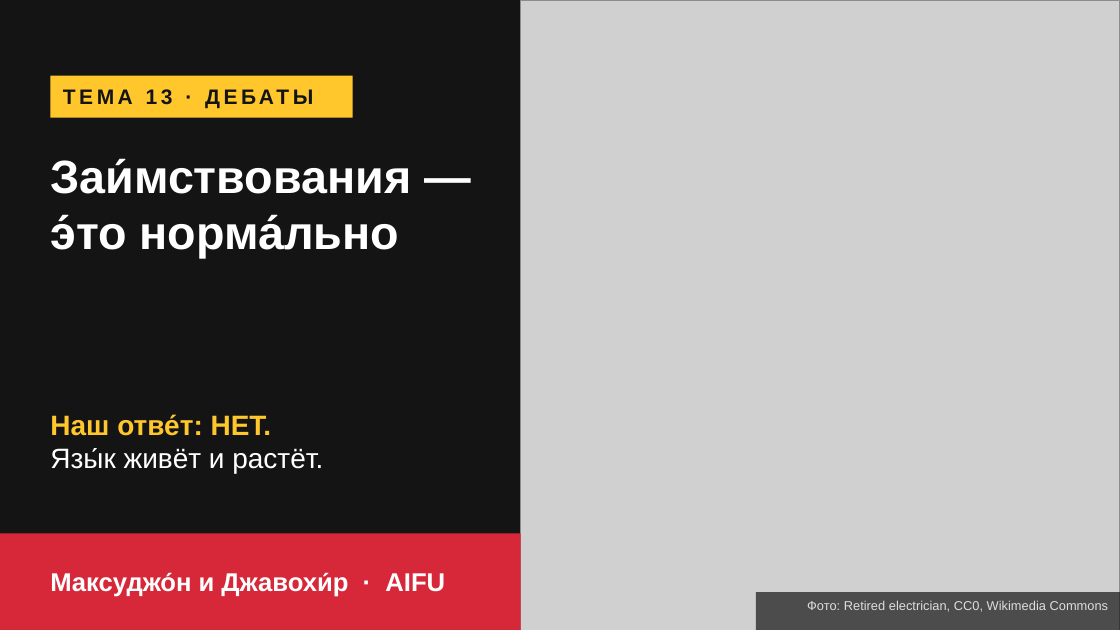
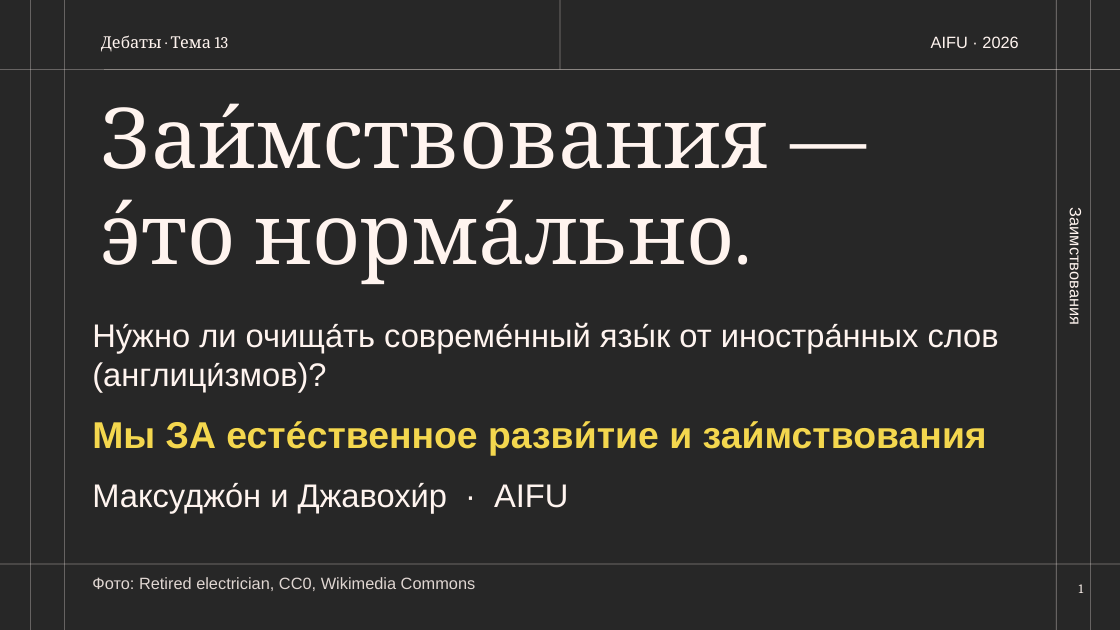
Before and after one commit to maqsudjon-cell/mp, a slide deck: slide 1 of show/files/zaimstvovaniya.pptx. Drawn at 1120x630 pixels with LibreOffice and Linux fonts; fonts in the diff are those of the drawing; grey boxes stand for pictures; background and template pictures are left out; a plain dark background stands for a picture behind light text. Boxes give left, top, right and bottom in pixels: in the first picture for what was removed or moved away, otherwise in the second. Text is boxed around its words. In the diff, an @@ line names an element or a change of style, - is before the commit and + after.

```diff
--- a/show/files/zaimstvovaniya.pptx
+++ b/show/files/zaimstvovaniya.pptx
@@ background #141414 to picture (left out) @@
@@ rectangle added at (x1=0, y1=0, x2=1120, y2=630), fill #262626 at 68% opacity @@
@@ line added from (30, 0) to (30, 630), #FFF4EF 0.5 pt @@
@@ line added from (65, 0) to (65, 630), #FFF4EF 0.5 pt @@
@@ text "Дебаты · Тема 13" at (x1=101, y1=35, x2=228, y2=52): vertical alignment middle to top @@
@@ picture removed at (x1=521, y1=0, x2=1120, y2=630) @@
@@ line added from (560, 0) to (560, 70), #FFF4EF 0.5 pt @@
@@ line added from (1056, 0) to (1056, 630), #FFF4EF 0.5 pt @@
@@ line added from (1091, 0) to (1091, 630), #FFF4EF 0.5 pt @@
@@ text at (x1=101, y1=35, x2=228, y2=52): text changed; size 18 to 14 pt; font Arial to Cambria; text colour #141414 to #FFF4EF; bold off @@
-ТЕМА 13 · ДЕБАТЫ
+Дебаты · Тема 13
@@ text added at (x1=931, y1=36, x2=1018, y2=48), 14 pt, text #FFF4EF @@
+AIFU · 2026
@@ line added from (0, 70) to (1120, 70), #FFF4EF 0.5 pt @@
@@ rectangle removed at (x1=50, y1=76, x2=353, y2=118) @@
@@ text "Заи́мствования —" moved from (x1=50, y1=158, x2=411, y2=258) to (x1=101, y1=103, x2=768, y2=284) @@
@@ text at (x1=101, y1=103, x2=768, y2=169): size 40 to 72 pt, font Arial to Cambria, text colour #FFFFFF to #FFF4EF, bold off in "Заи́мствования —"; line spacing 1 to 0.95 @@
@@ text at (x1=101, y1=199, x2=735, y2=284): text changed; size 40 to 72 pt; font Arial to Cambria; text colour #FFFFFF to #FFF4EF; bold off @@
-э́то норма́льно
+э́то норма́льно.
@@ text added at (x1=1066, y1=219, x2=1084, y2=322), 14 pt, text #FFF4EF @@
+Заимствования
@@ text added at (x1=92, y1=322, x2=999, y2=392), 28 pt, text #FFF4EF @@
+Ну́жно ли очища́ть совреме́нный язы́к от иностра́нных слов (англици́змов)?
@@ text removed at (x1=50, y1=414, x2=323, y2=474) @@
-Наш отве́т: НЕТ.
-Язы́к живёт и растёт.
@@ text added at (x1=92, y1=421, x2=987, y2=456), 32 pt, text #F4D74E, bold @@
+Мы ЗА есте́ственное разви́тие и заи́мствования
@@ text "Максуджо́н и Джавохи́р · AIFU" moved from (x1=50, y1=572, x2=445, y2=597) to (x1=92, y1=483, x2=568, y2=513) @@
@@ text "Максуджо́н и Джавохи́р · AIFU" at (x1=92, y1=483, x2=568, y2=513): size 22 to 28 pt, text colour #FFFFFF to #FFF4EF, bold off; vertical alignment middle to top @@
@@ rectangle removed at (x1=0, y1=534, x2=521, y2=630) @@
@@ line added from (0, 564) to (1120, 564), #FFF4EF 0.5 pt @@
@@ text "Фото: Retired electrician, CC0, Wikimedia ..." moved from (x1=807, y1=600, x2=1109, y2=612) to (x1=92, y1=577, x2=476, y2=591) @@
@@ text "Фото: Retired electrician, CC0, Wikimedia ..." at (x1=92, y1=577, x2=476, y2=591): size 11 to 14 pt, text colour #DDDDDD to #FFF4EF at 85% opacity; alignment right to left @@
@@ rectangle removed at (x1=756, y1=592, x2=1120, y2=630) @@
@@ page number added at (x1=1079, y1=584, x2=1084, y2=593), 11 pt, text #FFF4EF @@
+1
```
Also in this commit, not shown: 2 other slides changed, 9 slides added, 17 slides removed, 14 other files.
